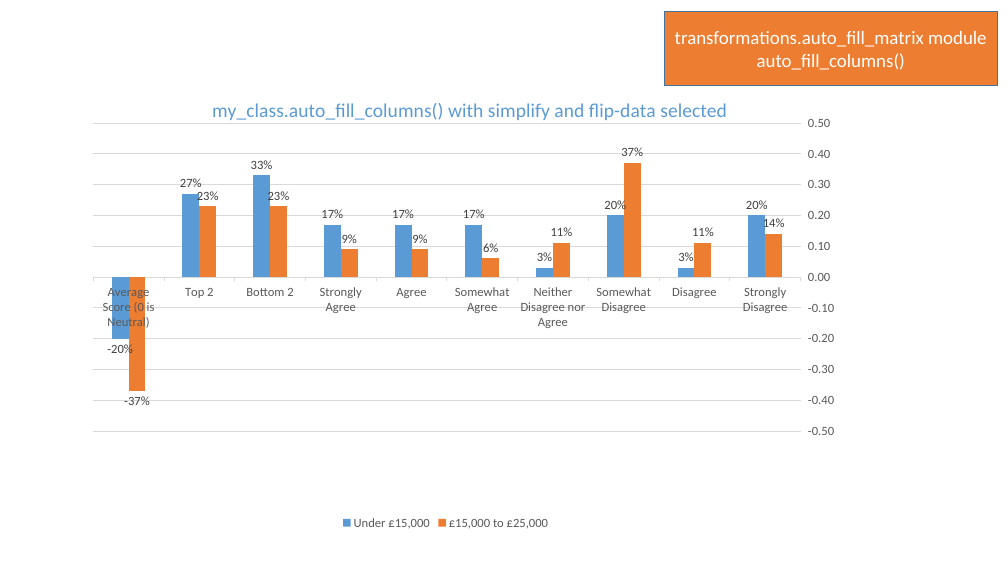
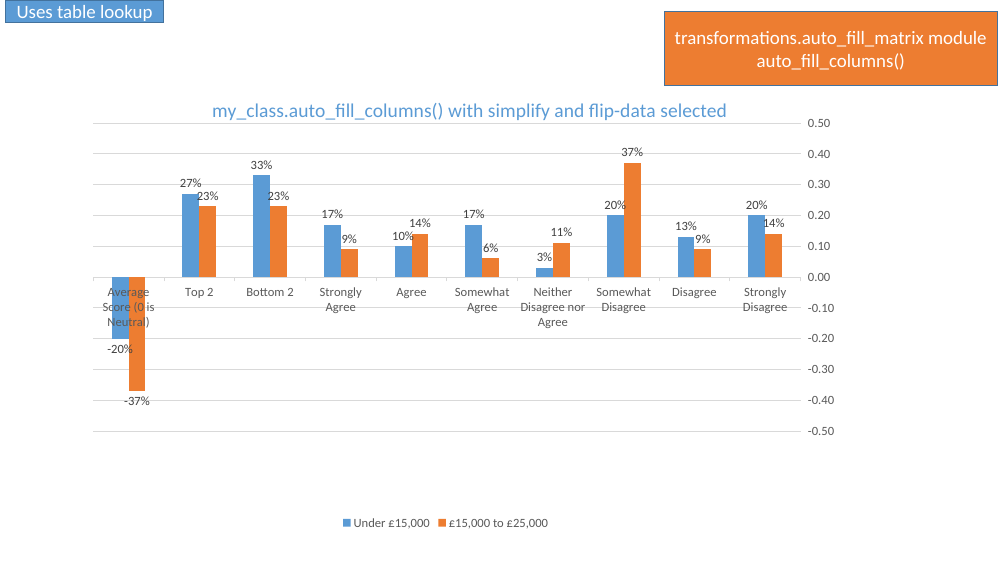
Before and after one commit to Collette-Curson/forgetdata_Slides_modules, a slide deck: slide 20 of Scripts/test_manual_auto_fill_matrix.pptx. Drawn at 1008x567 pixels with LibreOffice and Linux fonts; fonts in the diff are those of the drawing. Boxes give left, top, right and bottom in pixels: in the first picture for what was removed or moved away, otherwise in the second. Text is boxed around its words. In the diff, an @@ line names an element or a change of style, - is before the commit and + after.

```diff
--- a/Scripts/test_manual_auto_fill_matrix.pptx
+++ b/Scripts/test_manual_auto_fill_matrix.pptx
@@ rectangle added at bbox=[5, 0, 163, 23], fill #5B9BD5, outline #43739E 1 pt, 18 pt, text #FFFFFF @@
+Uses table lookup
@@ column chart at bbox=[51, 60, 840, 534] @@
@@ Under £15,000, Agree: 0.17 to 0.1 @@
@@ Under £15,000, Disagree: 0.03 to 0.13 @@
@@ £15,000 to £25,000, Agree: 0.09 to 0.14 @@
@@ £15,000 to £25,000, Disagree: 0.11 to 0.09 @@
```
Also in this commit, not shown: 14 other slides changed, 1 other file.
